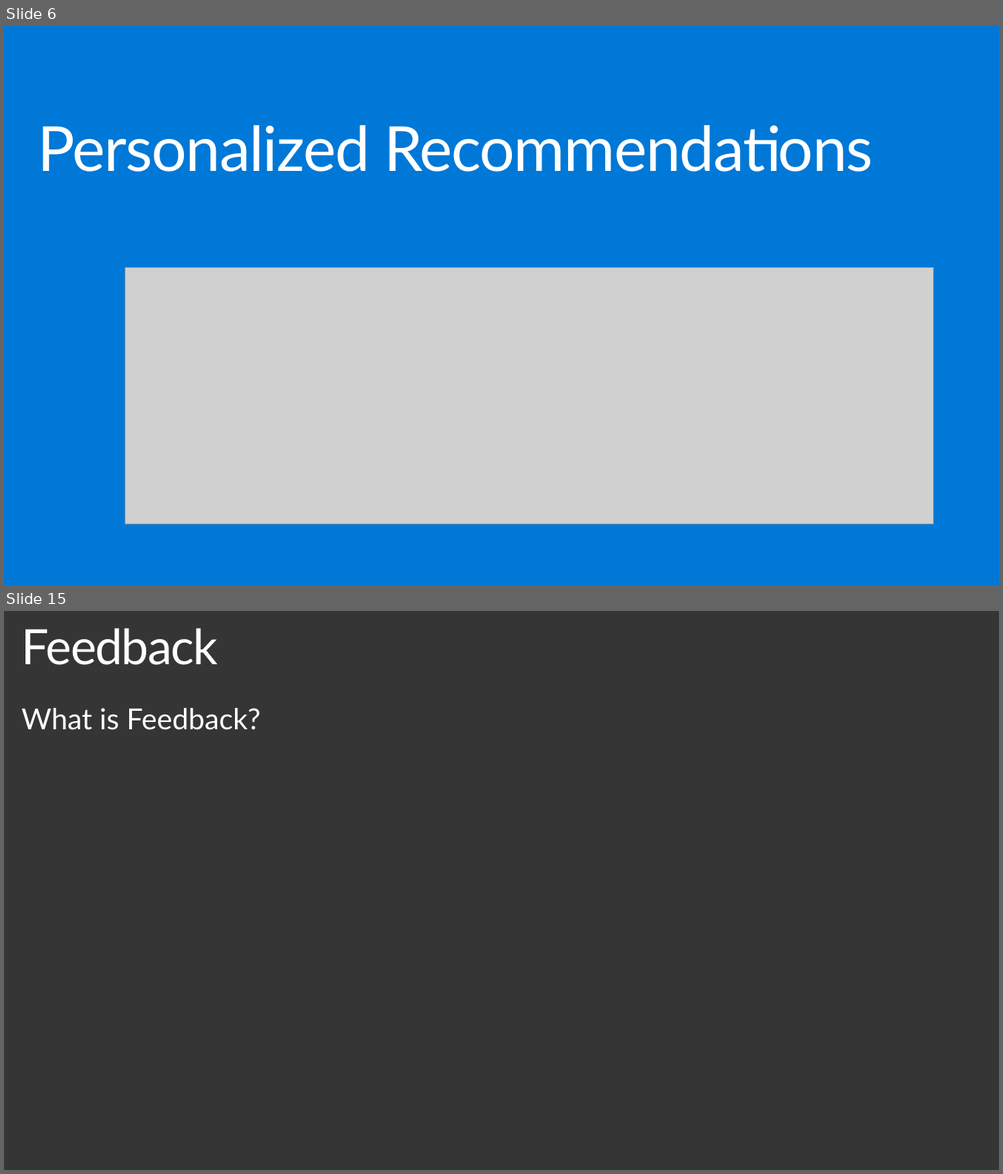
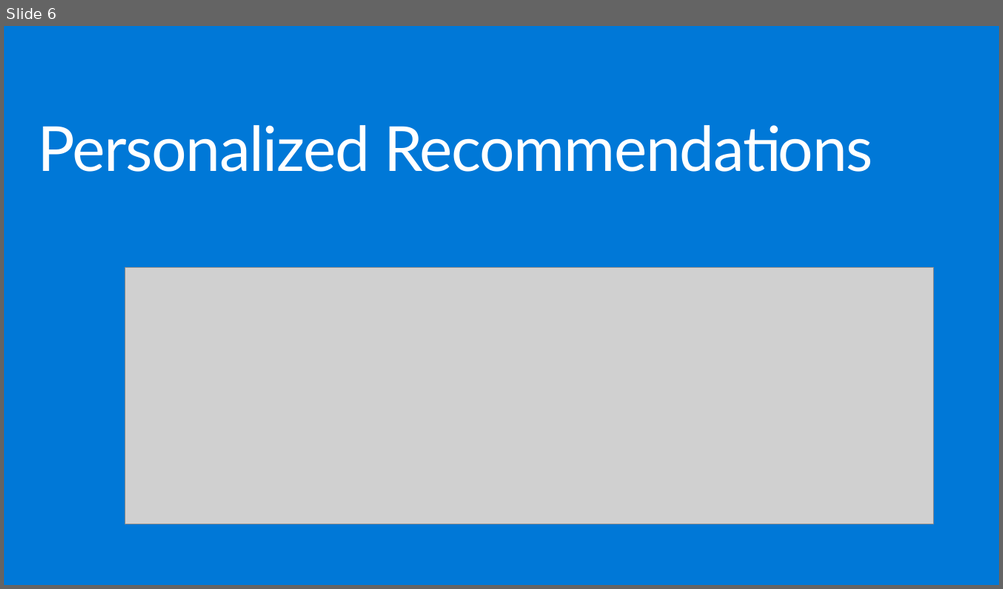
Before and after one commit to plzm/events, a slide deck: GraniteStateCodeCamp2019/gscc19-pelazem.pptx. Shown one above the other, each under a label of ours: slides 6 and 15 before the commit, slide 6 after it; the slides between them are not shown. The pictures are 1003x1174 and 1003x589 pixels, drawn with LibreOffice and Linux fonts; fonts in the diff are those of the drawing; grey boxes stand for pictures; background and template pictures are left out. Boxes give left, top, right and bottom in pixels: in the first picture for what was removed or moved away, otherwise in the second. Text is boxed around its words. In the diff, an @@ line names an element or a change of style, - is before the commit and + after.

```diff
--- a/GraniteStateCodeCamp2019/gscc19-pelazem.pptx
+++ b/GraniteStateCodeCamp2019/gscc19-pelazem.pptx
@@ slide 15 removed at bbox=[4, 611, 999, 1170], background picture (left out) @@
@@ title removed at bbox=[22, 628, 219, 665] @@
-Feedback
@@ text removed at bbox=[22, 708, 261, 730] @@
-What is Feedback?
```
Also in this commit, not shown: 2 slides changed, 2 slides added, 6 other slides removed, 1 other file.
